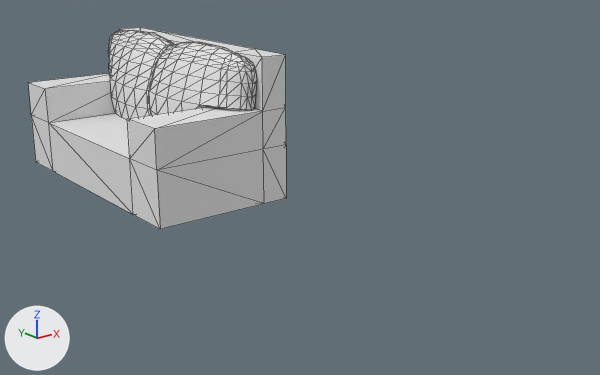
Before and after pictures for a commit that changed the glTF model ressources/meshes/binary/canape.glb.
Both versions are drawn from a 50 mm camera at (-2.88, -3.0, 1.3) aimed at (0.23, 0.88, -0.25). Arrows for +X, +Y and +Z are at lower left; the lights stay in place. Mesh edges are drawn as thin lines. Vertices at the same position are counted once.

Before the edit, the objects in view are built like this:
```python
me_cube_005 = bpy.data.meshes.new('Cube.005')
me_cube_005.from_pydata(...)  # 384 vertices, 760 faces; spans x -0.5..0.5, y -1.0..1.0, z -0.5..0.53
me_cube_005.materials.append(mat_material_011)  # white #e7e7e7
ob_canape_var1 = bpy.data.objects.new('Canape_var1', me_cube_005)
ob_canape_var1.location = (0.0, 2.378, 0.0)
```
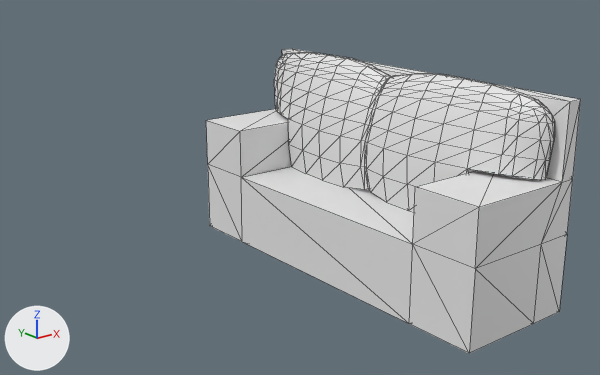
The change, as a list of edits to the scene's bpy script:
```text
Change me_cube_005:
    used by ob_canape_var1; location = (0.0, 2.378, 0.0)
    remove me_cube_005.from_pydata(...)  # 384 vertices, 760 faces; spans x -0.5..0.5, y -1.0..1.0, z -0.5..0.53
    add me_cube_005.from_pydata(...)  # 384 vertices, 760 faces; spans x -0.37..0.26, y -1.0..1.0, z -0.4..0.63
    me_cube_005 part 1: the loose piece of 340 vertices spanning x -0.02..0.31, y -0.97..0.97, z -0.12..0.53 is scaled about its middle by (0.809, 1, 1), then moved by (-0.09, 0.0, 0.1)
    me_cube_005 part 2: 11 of the vertices in x 0.31..0.5, y -1.0..-0.65, z -0.5..0.5 are moved by (-0.24, 0.0, 0.1)
    me_cube_005 part 3: 5 of the vertices in x 0.31, y -1.0..-0.65, z -0.12..0.5 are moved by (-0.13, 0.0, 0.1)
    me_cube_005 part 4: 5 of the vertices in x 0.31, y 0.66..1.0, z -0.12..0.5 are moved by (-0.13, 0.0, 0.1)
    me_cube_005 part 5: all 12 vertices in x -0.5, y -1.0..1.0, z -0.5..0.15 are moved by (0.13, 0.0, 0.1)
Change ob_canape_var1:
    ob_canape_var1.location: (0.0, 2.378, 0.0) -> (0.0, 0.0, 0.0)
```

Pixel boxes [x1, y1, x2, y2] of what changed, in the pictures (600 x 375 px; the box of a moved part takes in the faces that stretch with it):
'Canape_var1', reshaped, moved (45% wider, 50% taller): before [28, 27, 286, 229]; after [206, 49, 581, 353]
part 1 of me_cube_005, moved or reshaped: before [108, 30, 257, 120]; after [274, 52, 555, 212]
part 2 of me_cube_005, moved or reshaped: before [157, 108, 286, 229]; after [469, 180, 573, 353]
part 3 of me_cube_005, moved or reshaped: before [129, 31, 286, 170]; after [359, 60, 581, 269]
part 4 of me_cube_005, moved or reshaped: before [28, 27, 195, 158]; after [207, 49, 415, 244]
part 5 of me_cube_005, moved or reshaped: before [28, 83, 160, 229]; after [206, 120, 479, 353]
